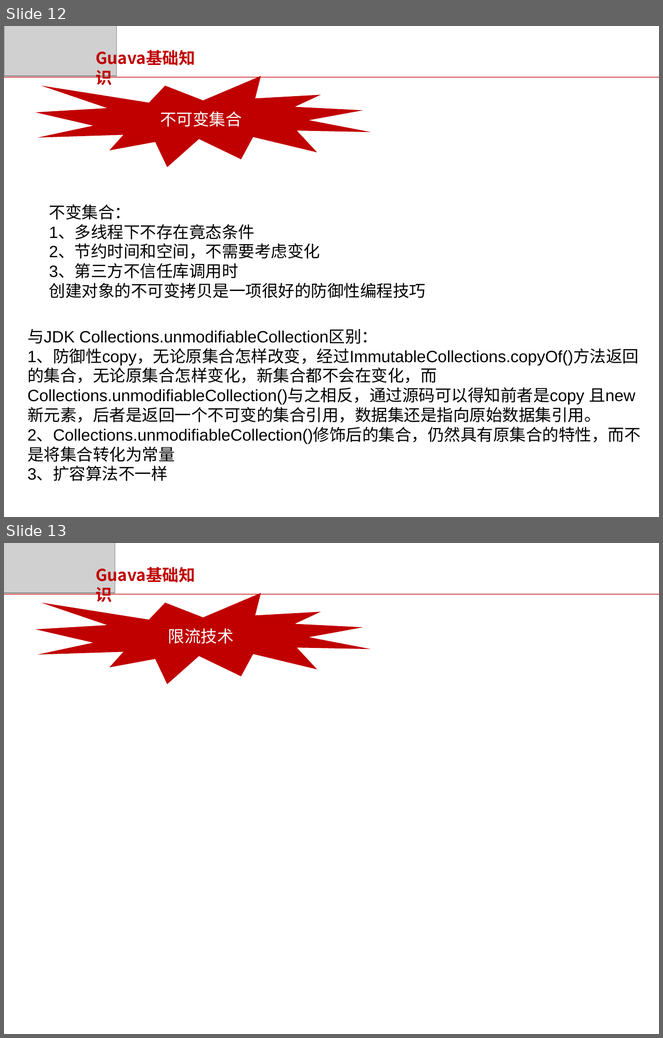
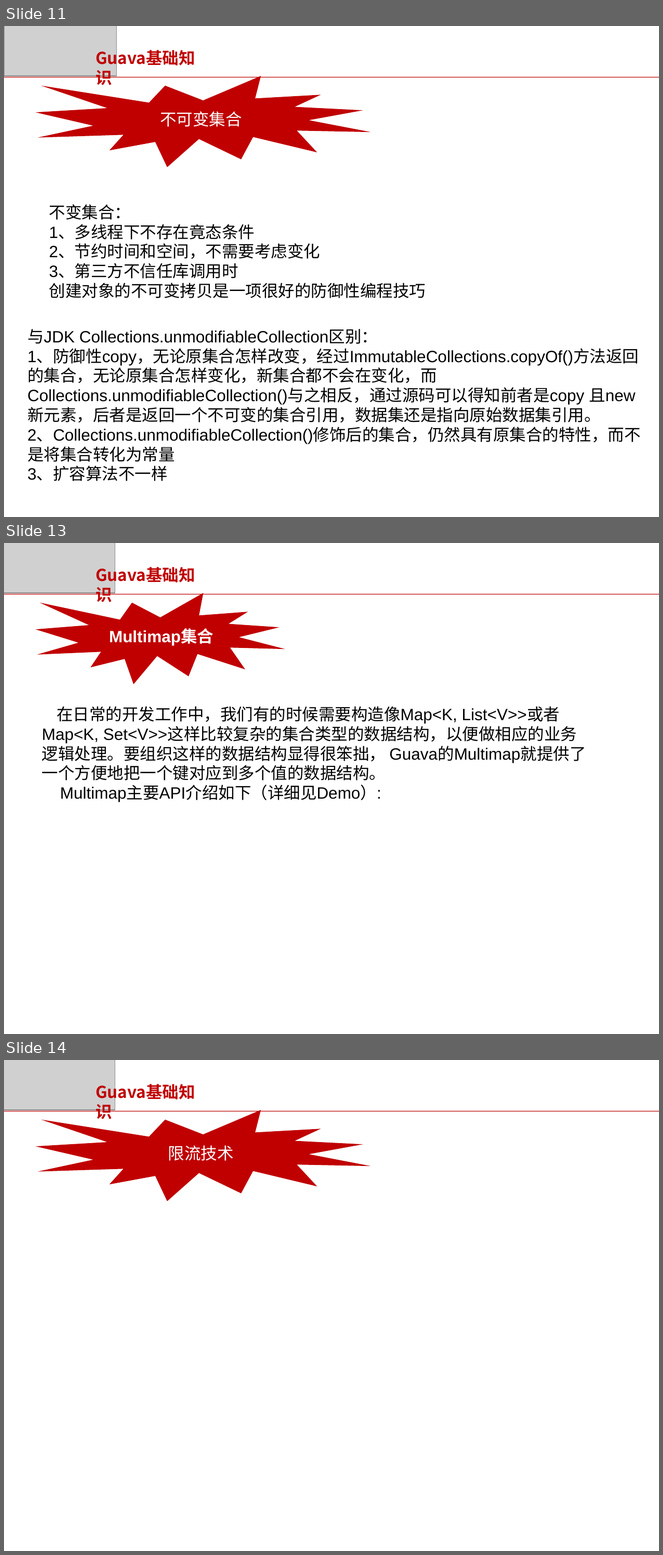
Before and after one commit to wychenlong/java, a slide deck: Java集合基础框架.pptx. Shown one above the other, each under a label of ours: slides 12 and 13 before the commit, slides 11, 13 and 14 after it; the slides between them are not shown. The pictures are 663x1038 and 663x1555 pixels, drawn with LibreOffice and Linux fonts; fonts in the diff are those of the drawing; grey boxes stand for pictures; background and template pictures are left out. Boxes give left, top, right and bottom in pixels: in the first picture for what was removed or moved away, otherwise in the second. Text is boxed around its words. In the diff, an @@ line names an element or a change of style, - is before the commit and + after.

```diff
--- a/Java集合基础框架.pptx
+++ b/Java集合基础框架.pptx
@@ slide 13 added at [4,543,659,1034], background #FFFFFF; not listed: 1 template element that a slide beside it also shows @@
@@ picture added at [4,543,115,593] @@
@@ text added at [89,562,203,588], 18 pt, text #C00000, bold @@
+Guava基础知识
@@ irregular seal added at [35,593,285,684], fill #C00000, 18 pt, text #FFFFFF, bold @@
+Multimap集合
@@ text added at [42,706,577,802], 18 pt, text #000000 @@
+在日常的开发工作中，我们有的时候需要构造像Map<K, List<V>>或者Map<K, Set<V>>这样比较复杂的集合类型的数据结构，以便做相应的业务逻辑处理。要组织这样的数据结构显得很笨拙， Guava的Multimap就提供了一个方便地把一个键对应到多个值的数据结构。
+Multimap主要API介绍如下（详细见Demo）:
@@ what was slide 12 is now slide 11 @@
@@ what was slide 13 is now slide 14 @@
```
Also in this commit, not shown: 2 slides changed, 1 other slide added, 1 slide removed.
